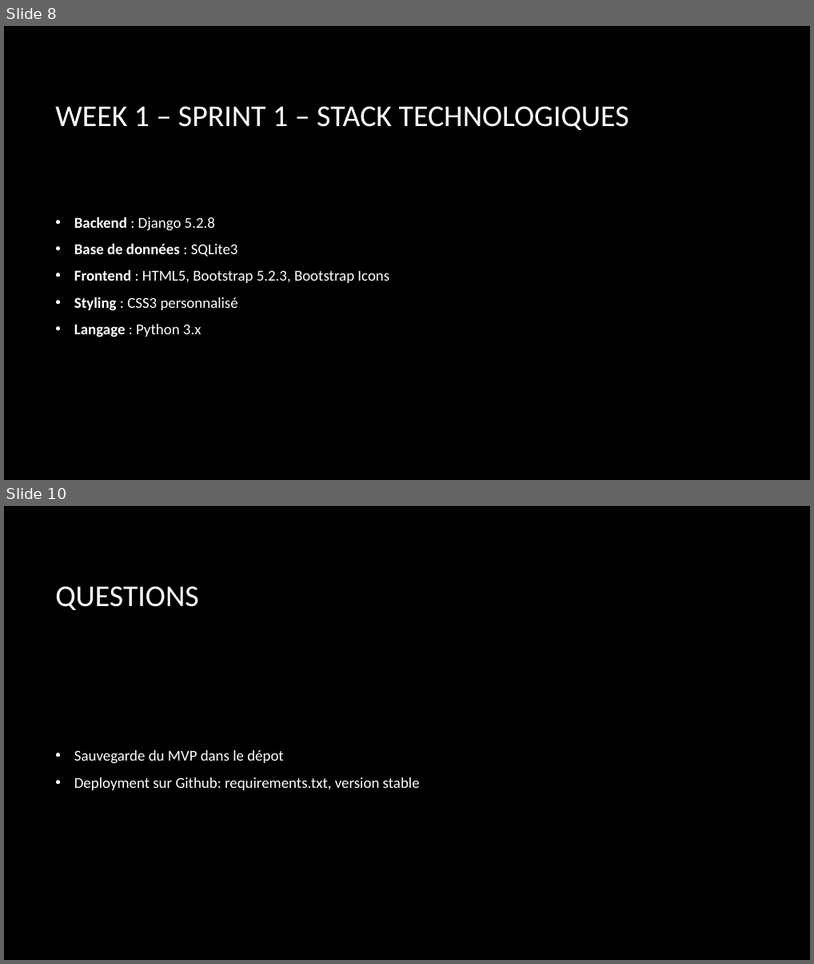
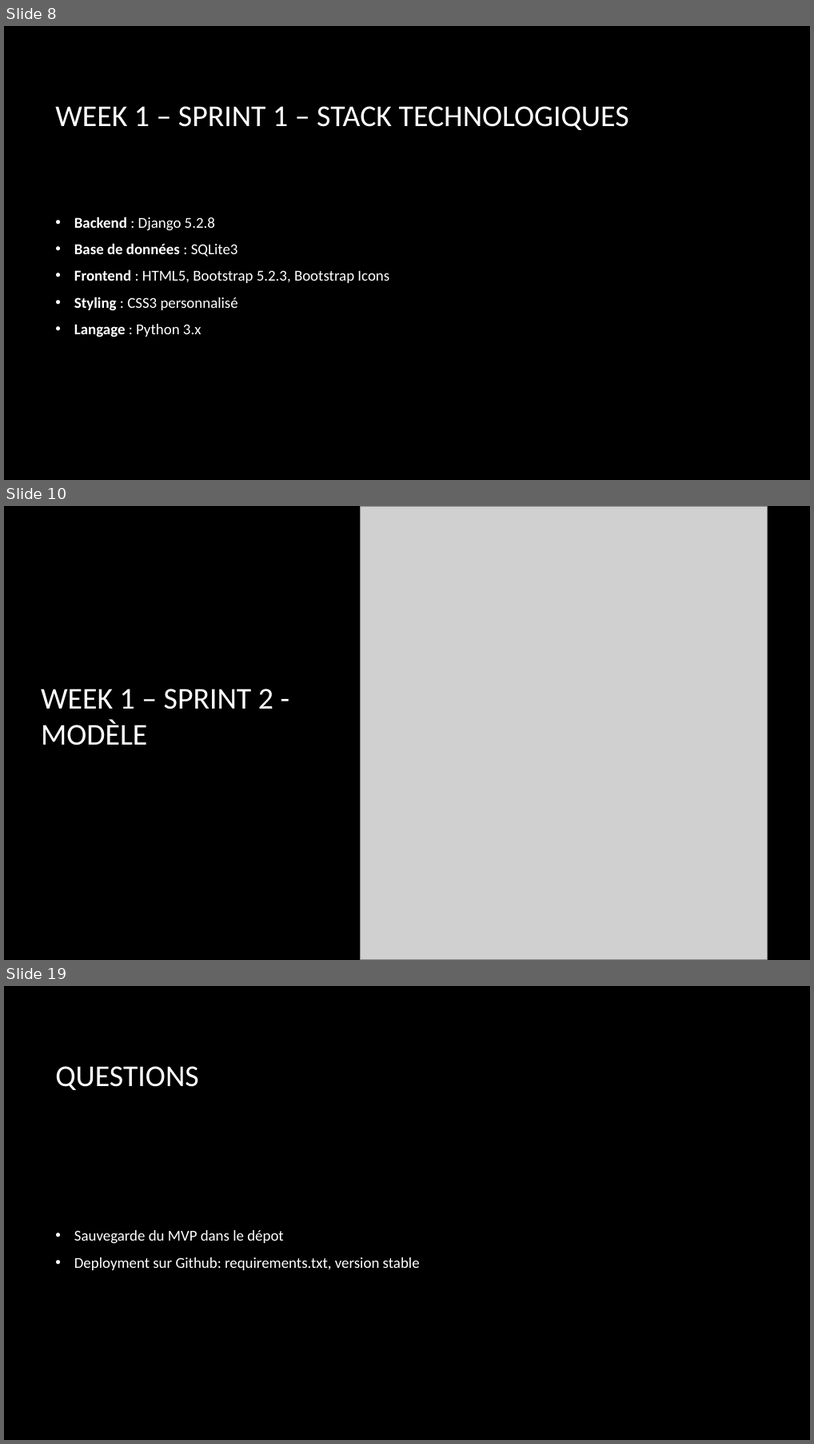
Before and after one commit to fus3r/FitnessArc, a slide deck: week1/saclay_local/WorkingDocs/presentation.pptx. Shown one above the other, each under a label of ours: slides 8 and 10 before the commit, slides 8, 10 and 19 after it; the slides between them are not shown. The pictures are 814x964 and 814x1444 pixels, drawn with LibreOffice and Linux fonts; fonts in the diff are those of the drawing; grey boxes stand for pictures; background and template pictures are left out. Boxes give left, top, right and bottom in pixels: in the first picture for what was removed or moved away, otherwise in the second. Text is boxed around its words. In the diff, an @@ line names an element or a change of style, - is before the commit and + after.

Commit message:
[week1] Added images for Products

```diff
--- a/week1/saclay_local/WorkingDocs/presentation.pptx
+++ b/week1/saclay_local/WorkingDocs/presentation.pptx
@@ slide 10 added at box(4, 506, 810, 960), background picture (left out) @@
@@ picture added at box(360, 506, 767, 959) @@
@@ title added at box(41, 688, 274, 745), 36 pt, text #FFFFFF @@
+WEEK 1 – SPRINT 2 - MODÈLE
@@ what was slide 10 is now slide 19 @@
```
Also in this commit, not shown: 1 slide changed, 8 other slides added, 12 other files.
